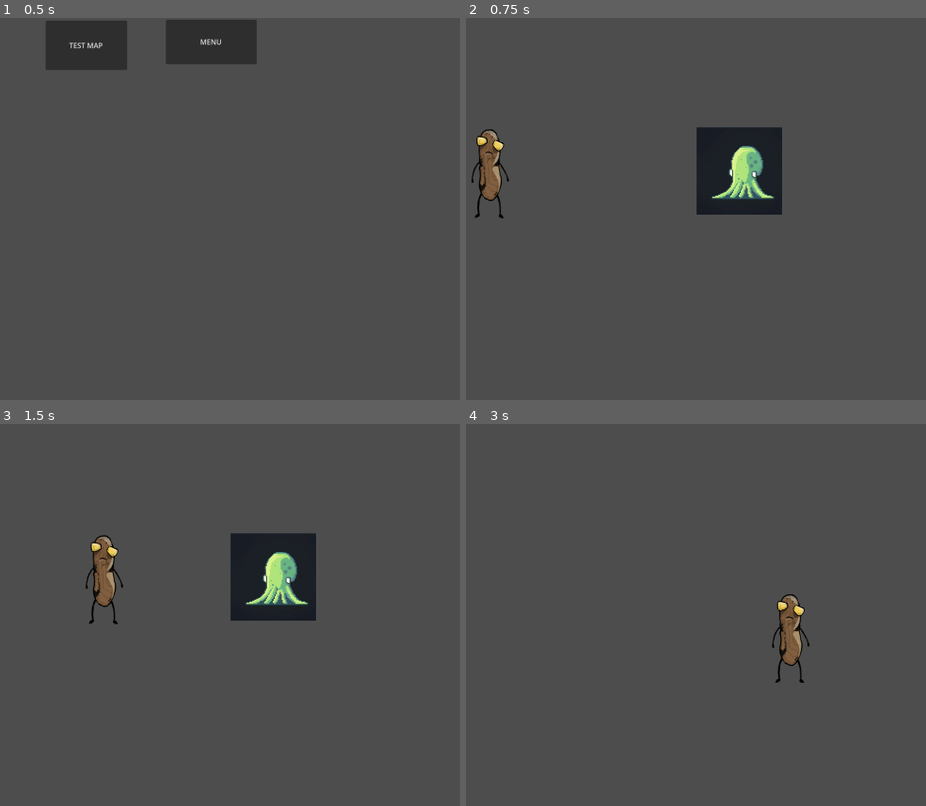
Above: before the commit, frames 1-4 (two rows, left to right).
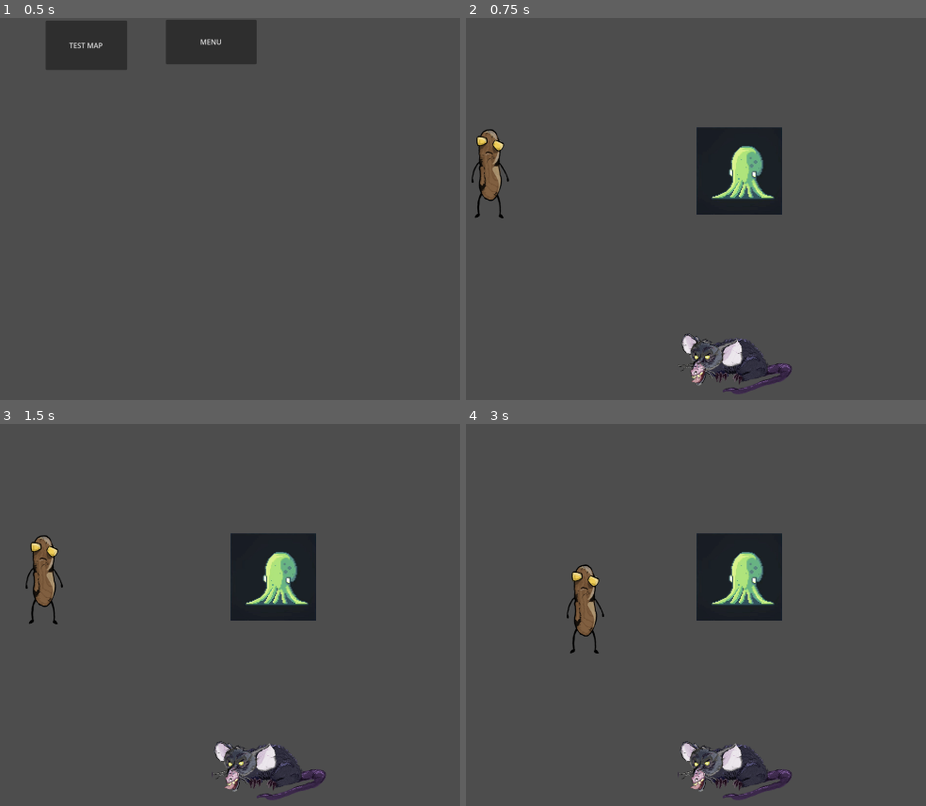
Above: after the commit, the same moments.

Repository: Fork-on-the-Table-Collective/farty-little-things
Game: Godot game, scene res://scenes/main/game_area.tscn
The game is run twice, just before and just after one commit, with the same random seed, the same clock (stepped at 60 frames per second) and the same inputs.
Inputs:
- Up to frame 1 (0.5 s): no input
- Up to frame 2 (0.75 s): click "TEST MAP" at 0.5 s
- Up to frame 3 (1.5 s): hold D (move_right) from 1.28 s (still down); hold Shift (sprint) from 1.28 s (still down)
- Up to frame 4 (3 s): release D (move_right) at 2.03 s; release Shift (sprint) at 2.03 s; hold S (move_down) 2.03-2.78 s; tap Shift (sprint) at 2.1 s; hold D (move_right) from 2.78 s (still down); hold Shift (sprint) from 2.78 s (still down)

Frame 1 is identical in both runs. In frame 2, 1.6% of the frame differs, in the area x 46-71%, y 82-99%; in frame 3, 3.5%; in frame 4, 7.7%, in the area x 21-75%, y 28-99%.

Commit message:
Enemy upgrade

Diff:
--- /dev/null
+++ b/turdinator/entities/enemy/enemy.gd
@@ -0,0 +1,57 @@
+extends CharacterBody2D
+
+const COOLDOWN = 1.0
+
+@onready var animated_sprite: AnimatedSprite2D = $AnimatedSprite2D
+
+@export var speed = 200.0
+@export var damage = -20.0
+var target: Area2D = null
+var cooldown_timer: Timer
+var is_click_on_cooldown: bool = false
+var origin_speed
+
+
+func set_movement(t: Node2D):
+	velocity = (t.global_position - position).normalized() * speed
+
+
+func _ready() -> void:
+	origin_speed = speed
+	velocity = Vector2(0, 0)
+	cooldown_timer = Timer.new()
+	cooldown_timer.set_wait_time(COOLDOWN)
+	cooldown_timer.set_one_shot(true)  # The timer should stop after one timeout
+	cooldown_timer.connect("timeout",  _on_Cooldown_timeout)
+	add_child(cooldown_timer)  # Add the timer to the scene
+
+func _on_Cooldown_timeout():
+	speed=origin_speed
+
+func _physics_process(delta: float) -> void:
+	if target != null:
+		set_movement(target)
+	if velocity.x >0:
+		animated_sprite.flip_h=true
+	else:
+		animated_sprite.flip_h=false
+	move_and_slide()
+
+
+func _on_hit_box_area_body_entered(body: Node2D) -> void:
+	Global.set_health(damage)
+	speed=0
+	cooldown_timer.start()
+	print(Global.health)
+	print(Global.size)
+
+
+func _on_perception_area_area_entered(area: Area2D) -> void:
+	print("turd seen")
+	target = area
+	set_movement(target)
+
+
+func _on_perception_area_area_exited(area: Area2D) -> void:
+	target=null
+	velocity=Vector2(0.0,0.0)
--- a/turdinator/entities/enemy/rat.gd
+++ /dev/null
@@ -1,37 +0,0 @@
-extends CharacterBody2D
-
-
-const SPEED = 200
-
-#@onready var hit_box = $HitBox
-#@onready var sprite = $AnimatedSprite2D
-var target: Area2D = null
-
-
-func set_movement(t: Node2D):
-	velocity = (t.global_position - position).normalized() * SPEED
-
-
-func _ready() -> void:
-	velocity = Vector2(0, 0)
-
-
-func _physics_process(delta: float) -> void:
-	if target != null:
-		set_movement(target)
-	move_and_slide()
-
-
-func _on_hit_box_area_body_entered(body: Node2D) -> void:
-	print("damage")
-
-
-func _on_perception_area_area_entered(area: Area2D) -> void:
-	print("turd seen")
-	target = area
-	set_movement(target)
-
-
-func _on_perception_area_area_exited(area: Area2D) -> void:
-	velocity = Vector2(0, 0)
-	target = null
--- a/turdinator/entities/enemy/rat.tscn
+++ b/turdinator/entities/enemy/rat.tscn
@@ -1,20 +1,45 @@
-[gd_scene load_steps=6 format=3 uid="uid://b2fethtyobpvf"]
+[gd_scene load_steps=10 format=3 uid="uid://b2fethtyobpvf"]
 
-[ext_resource type="Script" path="res://entities/enemy/rat.gd" id="1_4kftv"]
-[ext_resource type="Texture2D" uid="uid://c4d5q8up582wq" path="res://entities/assets/rat.png" id="2_kg1n1"]
+[ext_resource type="Script" path="res://entities/enemy/enemy.gd" id="1_4kftv"]
+[ext_resource type="Texture2D" uid="uid://cobe18e84cm7d" path="res://entities/assets/Rat_anim_sheet.png" id="2_aubs3"]
 
 [sub_resource type="CircleShape2D" id="CircleShape2D_pu7qs"]
 radius = 6.21973
+
+[sub_resource type="AtlasTexture" id="AtlasTexture_trkke"]
+atlas = ExtResource("2_aubs3")
+region = Rect2(0, 0, 256, 256)
+
+[sub_resource type="AtlasTexture" id="AtlasTexture_2h8fl"]
+atlas = ExtResource("2_aubs3")
+region = Rect2(256, 0, 256, 256)
+
+[sub_resource type="AtlasTexture" id="AtlasTexture_txa8t"]
+atlas = ExtResource("2_aubs3")
+region = Rect2(0, 256, 256, 256)
+
+[sub_resource type="AtlasTexture" id="AtlasTexture_ohr8j"]
+atlas = ExtResource("2_aubs3")
+region = Rect2(256, 256, 256, 256)
 
 [sub_resource type="SpriteFrames" id="SpriteFrames_nkfjh"]
 animations = [{
 "frames": [{
 "duration": 1.0,
-"texture": ExtResource("2_kg1n1")
+"texture": SubResource("AtlasTexture_trkke")
+}, {
+"duration": 1.0,
+"texture": SubResource("AtlasTexture_2h8fl")
+}, {
+"duration": 1.0,
+"texture": SubResource("AtlasTexture_txa8t")
+}, {
+"duration": 1.0,
+"texture": SubResource("AtlasTexture_ohr8j")
 }],
 "loop": true,
-"name": &"default",
-"speed": 5.0
+"name": &"left",
+"speed": 8.0
 }]
 
 [sub_resource type="CircleShape2D" id="CircleShape2D_armlm"]
@@ -31,15 +56,18 @@
 shape = SubResource("CircleShape2D_pu7qs")
 
 [node name="AnimatedSprite2D" type="AnimatedSprite2D" parent="."]
-scale = Vector2(0.2, 0.2)
 sprite_frames = SubResource("SpriteFrames_nkfjh")
+animation = &"left"
+autoplay = "left"
 
 [node name="PerceptionArea" type="Area2D" parent="."]
+visible = false
 scale = Vector2(5.01799, 5.04184)
 collision_layer = 4
 collision_mask = 4
 
 [node name="CollisionShape2D" type="CollisionShape2D" parent="PerceptionArea"]
+visible = false
 scale = Vector2(1.5, 1.5)
 shape = SubResource("CircleShape2D_armlm")
 
--- a/turdinator/globals/global.gd
+++ b/turdinator/globals/global.gd
@@ -1,10 +1,14 @@
 extends Node
 
-var size: float = 1.0
-var health: float = 20.0
+const HEALT_PER_SIZE = 20
+
+var size: float = 4.0
+var health: float = size*HEALT_PER_SIZE
+
 
 func set_size(modifier:float):
 	size += modifier
 
 func set_health(modifier: float):
 	health += modifier
+	size = floor(health/HEALT_PER_SIZE)
--- a/turdinator/scenes/map/test_map.tscn
+++ b/turdinator/scenes/map/test_map.tscn
@@ -1,7 +1,8 @@
-[gd_scene load_steps=3 format=3 uid="uid://b600b64qj8557"]
+[gd_scene load_steps=4 format=3 uid="uid://c57y7i7tjmnkl"]
 
-[ext_resource type="PackedScene" uid="uid://3bh4ndncfa11" path="res://entities/player/player.tscn" id="1_l1pwb"]
+[ext_resource type="PackedScene" uid="uid://ujooexq3jie0" path="res://entities/player/player.tscn" id="1_l1pwb"]
 [ext_resource type="PackedScene" uid="uid://bcapk4utlhnos" path="res://entities/passive_entities/power_up.tscn" id="2_mfx0k"]
+[ext_resource type="PackedScene" uid="uid://b2fethtyobpvf" path="res://entities/enemy/rat.tscn" id="3_ugmbo"]
 
 [node name="Node2D" type="Node2D"]
 
@@ -10,3 +11,8 @@
 
 [node name="power_up" parent="." instance=ExtResource("2_mfx0k")]
 position = Vector2(868, 345)
+
+[node name="Rat" parent="." instance=ExtResource("3_ugmbo")]
+position = Vector2(858, 777)
+speed = 150.0
+damage = -10.0
Binary file added: turdinator/entities/assets/Rat_anim_sheet.png
Not shown, added: turdinator/entities/assets/Rat_anim_sheet.png.import
